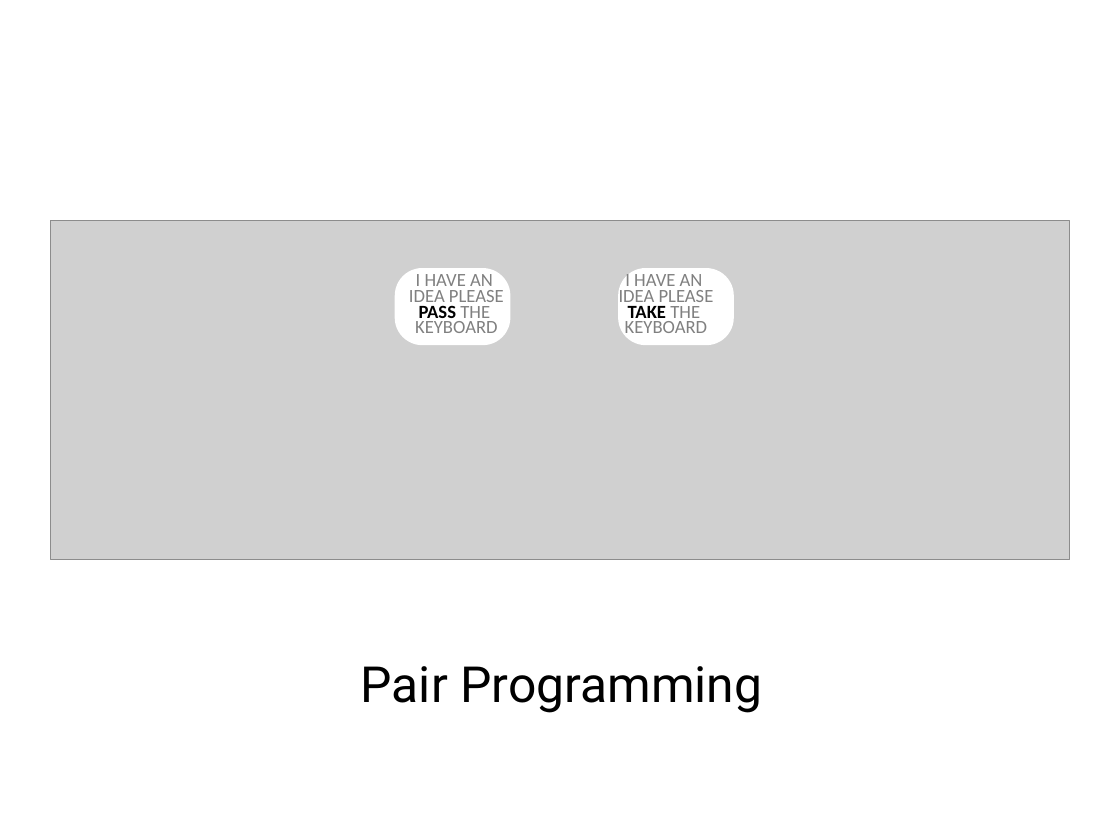
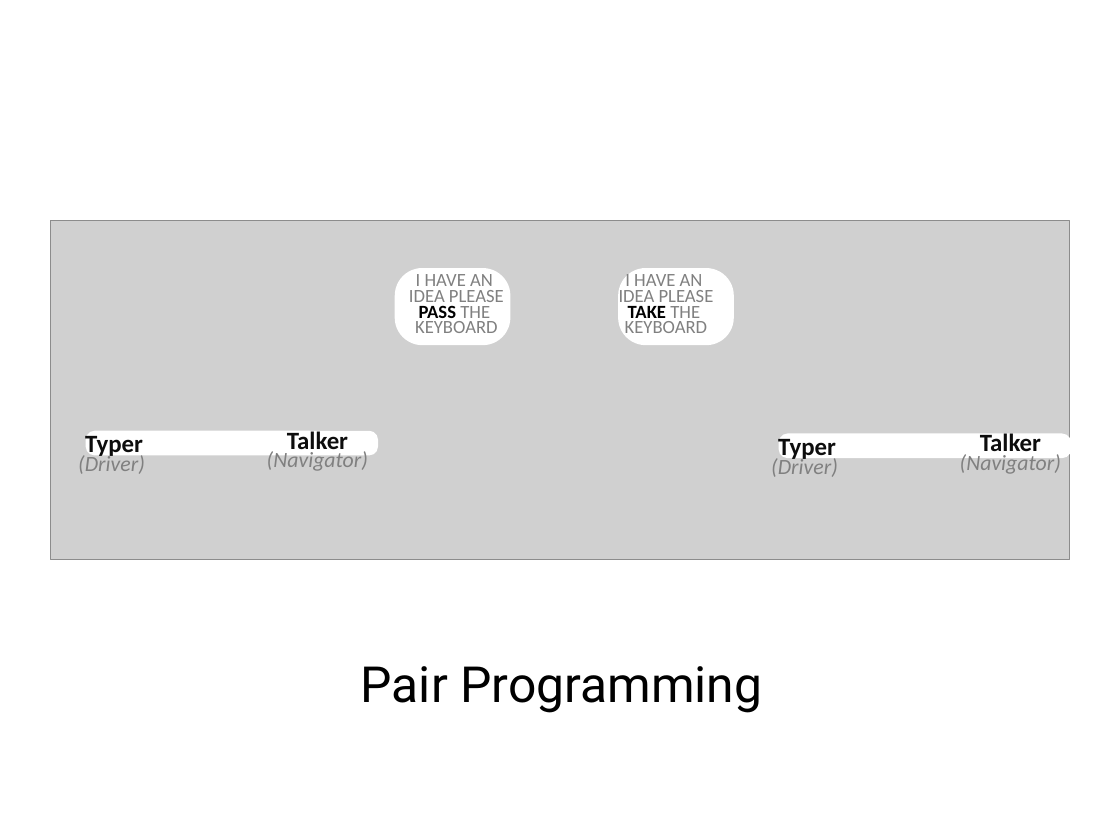
Before and after one commit to LearnWithLlew/Coderetreat.facilitation, a slide deck: slide 1 of Coderetreat - Printouts.pptx. Drawn at 1120x840 pixels with LibreOffice and Linux fonts; fonts in the diff are those of the drawing; grey boxes stand for pictures; background and template pictures are left out. Boxes give left, top, right and bottom in pixels: in the first picture for what was removed or moved away, otherwise in the second. Text is boxed around its words. In the diff, an @@ line names an element or a change of style, - is before the commit and + after.

```diff
--- a/Coderetreat - Printouts.pptx
+++ b/Coderetreat - Printouts.pptx
@@ text added at [78, 432, 145, 474], 14 pt, text #808080, italic @@
+Typer
+(Driver)
@@ rounded rectangle added at [86, 431, 379, 456], fill #FFFFFF @@
@@ text added at [267, 428, 368, 471], 14 pt, text #808080, italic @@
+Talker
+(Navigator)
@@ text added at [771, 435, 838, 477], 14 pt, text #808080, italic @@
+Typer
+(Driver)
@@ rounded rectangle added at [778, 433, 1071, 458], fill #FFFFFF @@
@@ text added at [960, 431, 1061, 474], 14 pt, text #808080, italic @@
+Talker
+(Navigator)
```
Also in this commit, not shown: 11 other slides changed, 1 other file.
